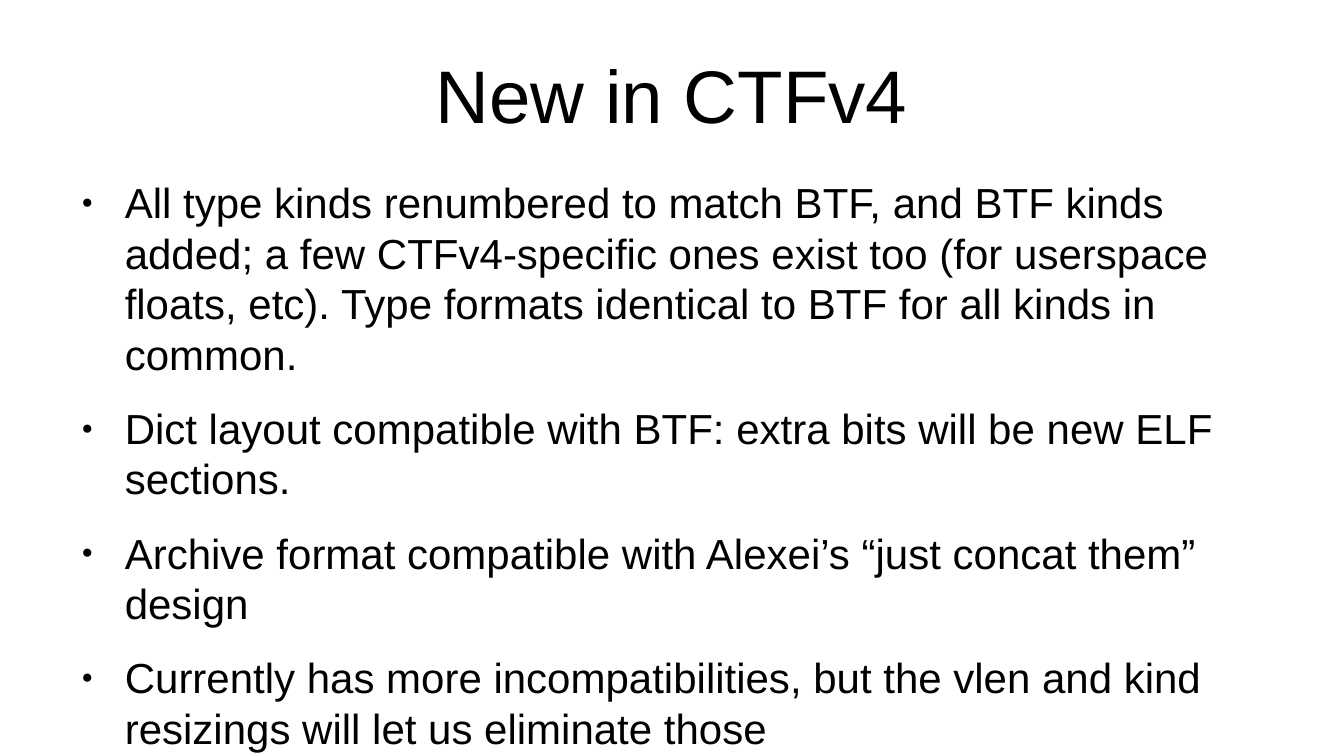
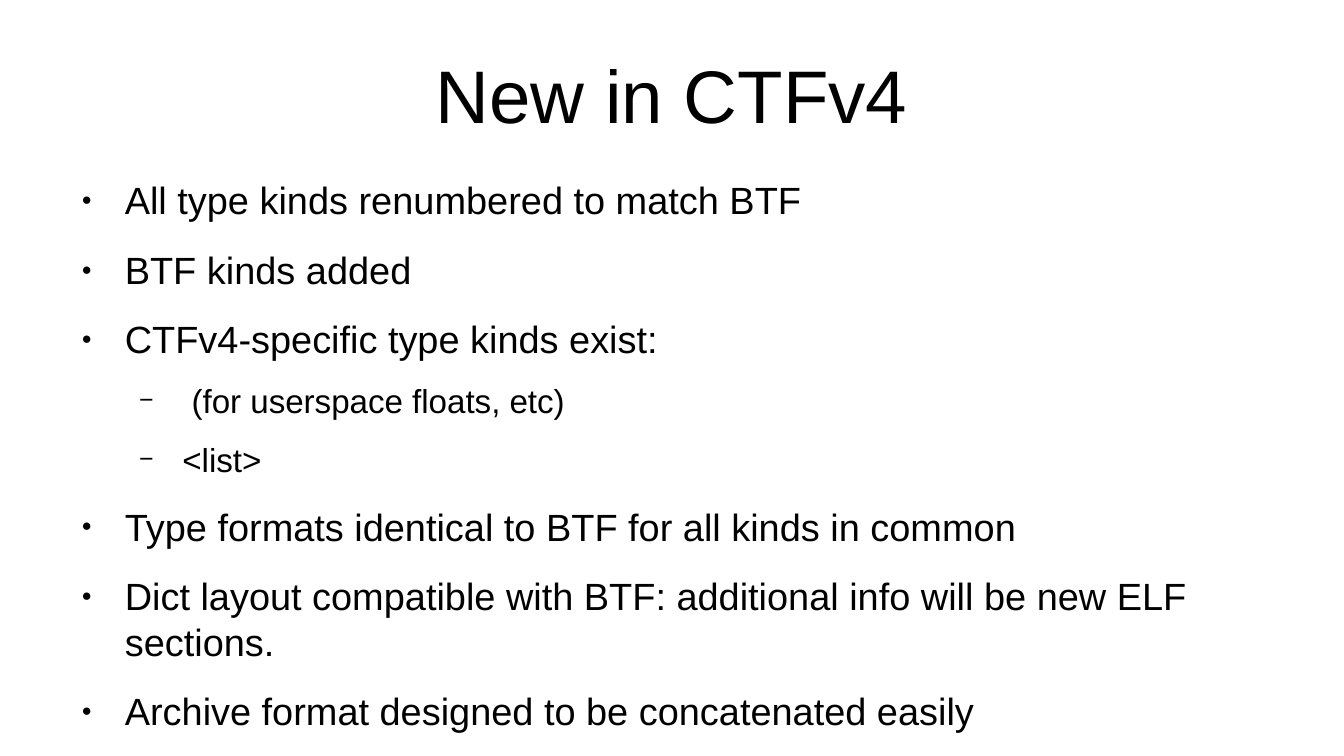
Before and after one commit to peter-shoes/lsfmm_slides, a slide deck: slide 6 of ctf_lsfmm.odp. Drawn at 1344x756 pixels with LibreOffice and Linux fonts; fonts in the diff are those of the drawing. Boxes give left, top, right and bottom in pixels: in the first picture for what was removed or moved away, otherwise in the second. Text is boxed around its words. In the diff, an @@ line names an element or a change of style, - is before the commit and + after.

```diff
--- a/ctf_lsfmm.odp
+++ b/ctf_lsfmm.odp
@@ text at [125,186,1187,732]: text changed; size 24.8 to 22.4 pt @@
-● All type kinds renumbered to match BTF, and BTF kinds added; a few CTFv4-specific ones exist too (for userspace floats, etc). Type formats identical to BTF for all kinds in common.
-● Dict layout compatible with BTF: extra bits will be new ELF sections.
-● Archive format compatible with Alexei’s “just concat them” design
-● Currently has more incompatibilities, but the vlen and kind resizings will let us eliminate those
+● All type kinds renumbered to match BTF
+● BTF kinds added
+● CTFv4-specific type kinds exist:
+  − (for userspace floats, etc)
+  − <list>
+● Type formats identical to BTF for all kinds in common
+● Dict layout compatible with BTF: additional info will be new ELF sections.
+● Archive format designed to be concatenated easily
+● Incompatibilities can be eliminated with vlen and kind resizings
```
Also in this commit, not shown: 9 other slides changed, 1 slide added, 2 slides removed.
